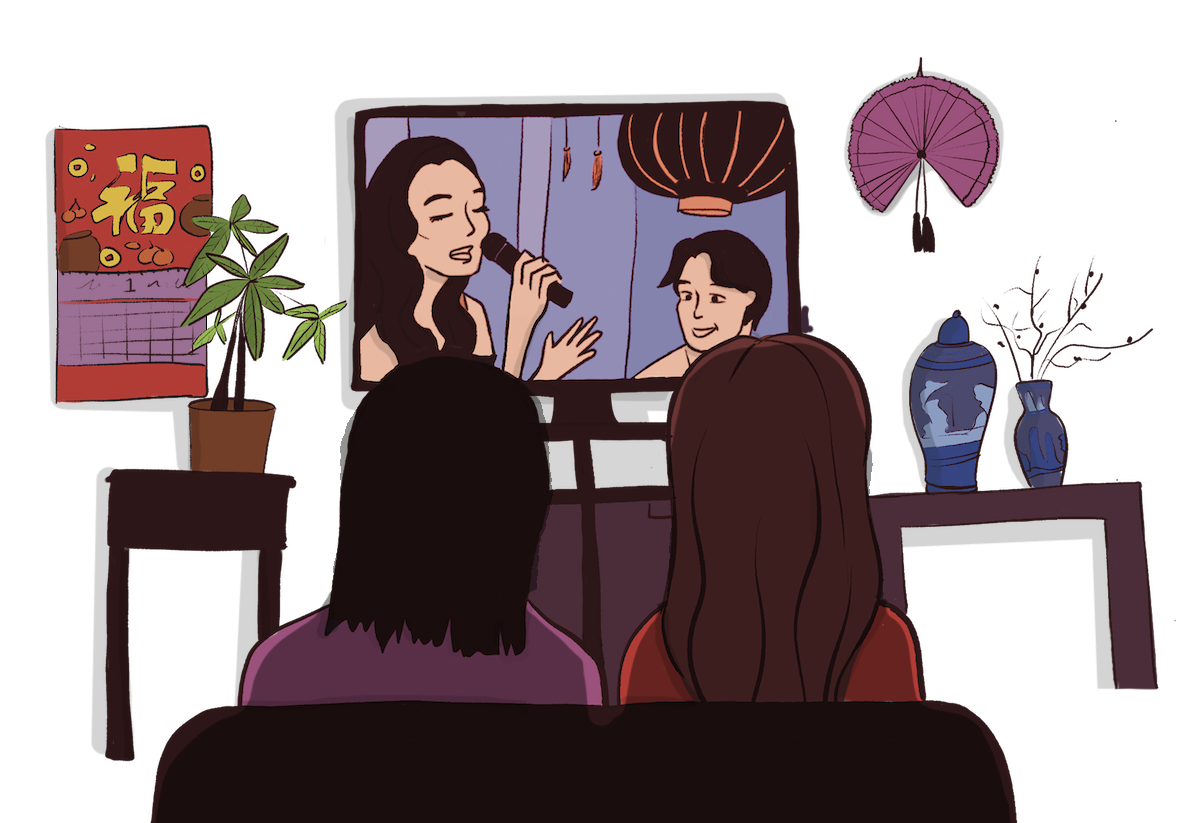
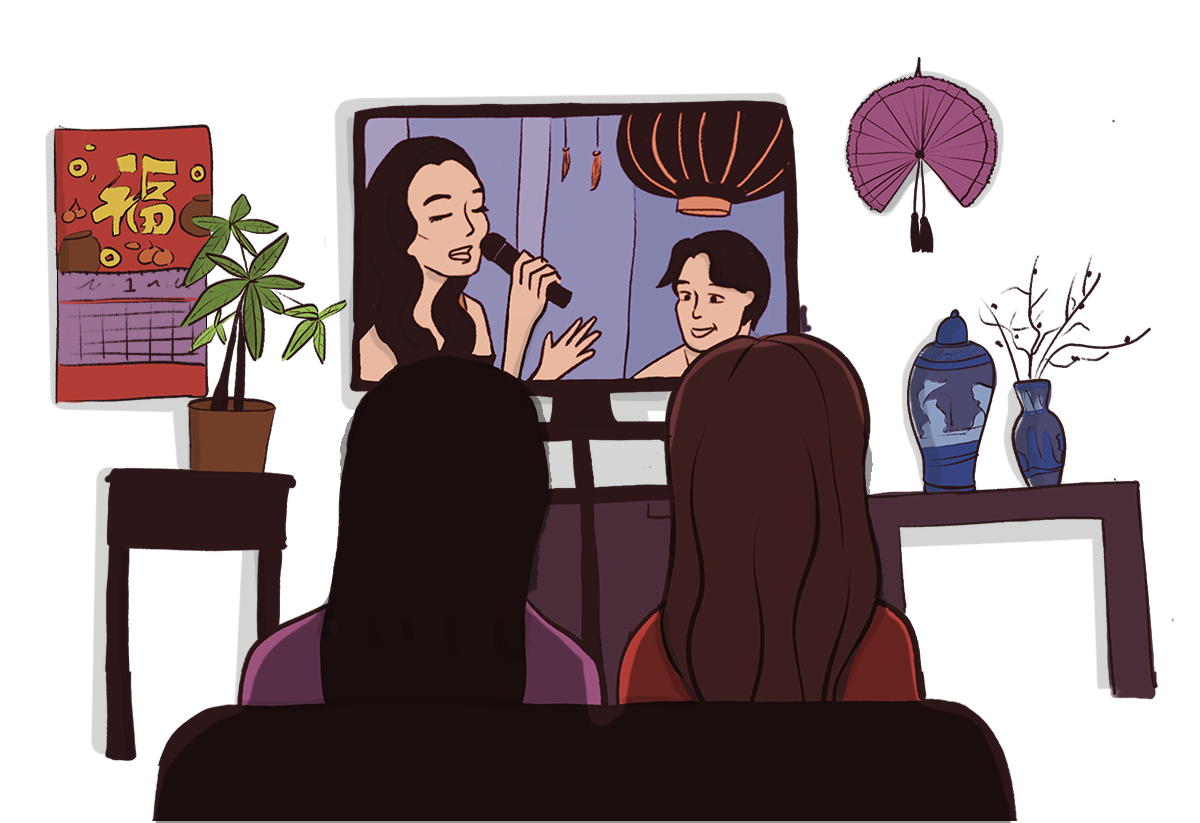
Comparing the layer stacks of the two 1200px x 823px images. Changes:
painted on "Layer 5" over (253, 547, 272, 641)
added layer "Untitled_Artwork 16 3" above "Layer 1" over (54, 57, 1174, 766)
painted on "Layer 1" over (53, 57, 1192, 823)
